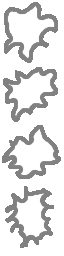
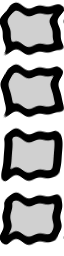
Revision of a layered 64px x 256px image; what changed, layer by layer:
removed layer "Vector Smart Object" over [3, 67, 58, 122]
removed layer "Vector Smart Object4" over [5, 186, 54, 248]
removed layer "Vector Smart Object1" over [2, 125, 61, 179]
removed layer "Vector Smart Object3" over [4, 2, 58, 63]
added layer "Vector Smart Object copy 3" over [0, 1, 64, 246]
